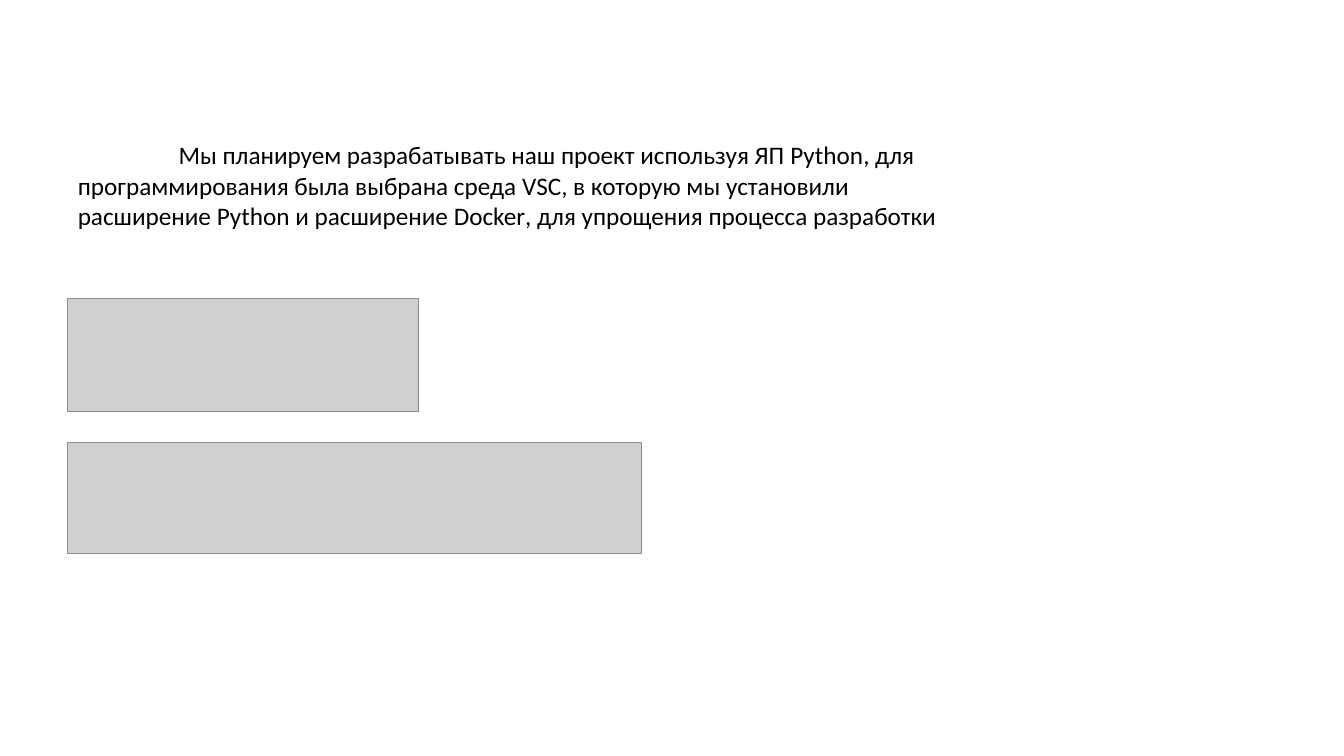
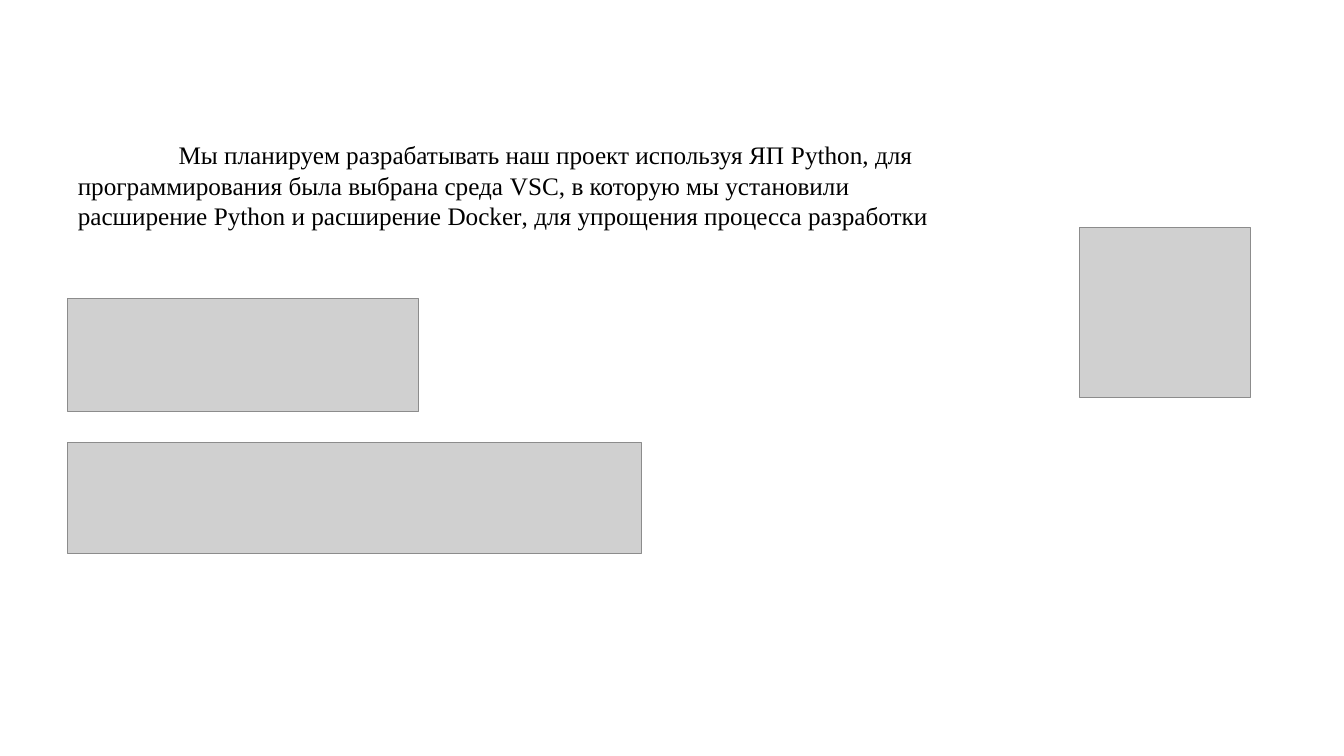
Before and after one commit to PeVANoD/VoroninFominTCP, a slide deck: slide 5 of 6304_ВоронинФомин_ТСР_ЛР_0_през.pptx. Drawn at 1344x756 pixels with LibreOffice and Linux fonts; fonts in the diff are those of the drawing; grey boxes stand for pictures; background and template pictures are left out. Boxes give left, top, right and bottom in pixels: in the first picture for what was removed or moved away, otherwise in the second. Text is boxed around its words. In the diff, an @@ line names an element or a change of style, - is before the commit and + after.

```diff
--- a/6304_ВоронинФомин_ТСР_ЛР_0_през.pptx
+++ b/6304_ВоронинФомин_ТСР_ЛР_0_през.pptx
@@ text "Мы планируем разрабатывать наш проект ..." at bbox=[78, 146, 927, 231]: font Calibri to Times New Roman @@
@@ picture added at bbox=[1080, 227, 1250, 397] @@
```
Also in this commit, not shown: 4 other slides changed.
